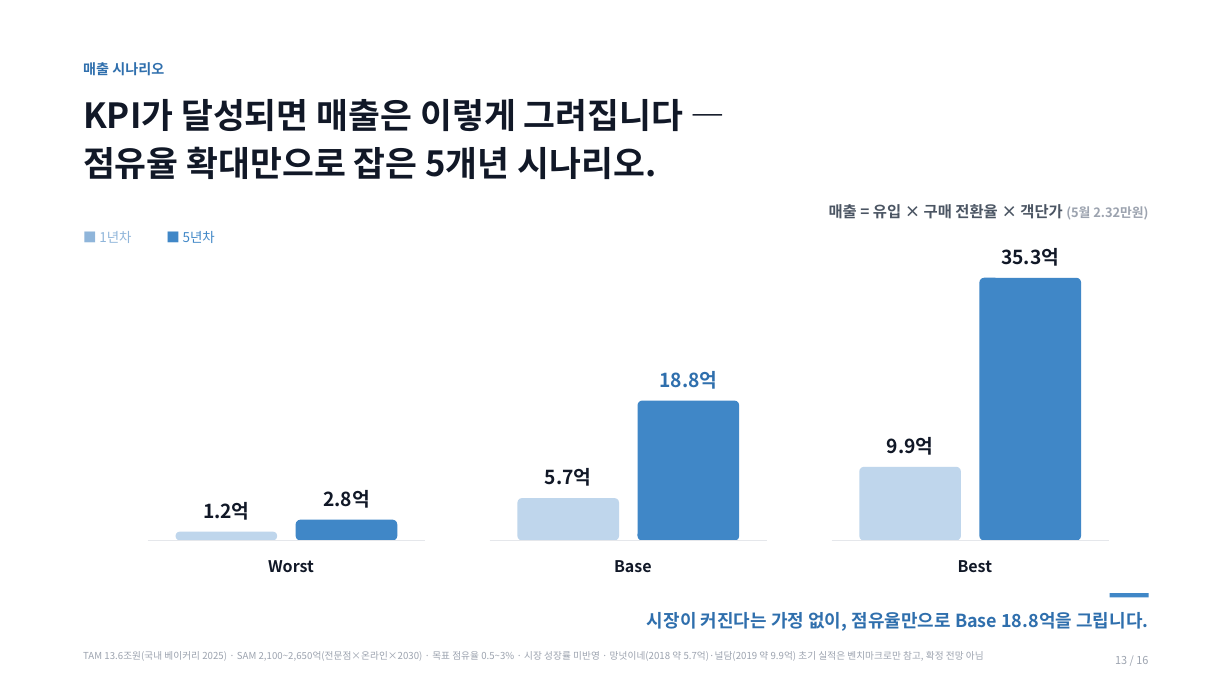
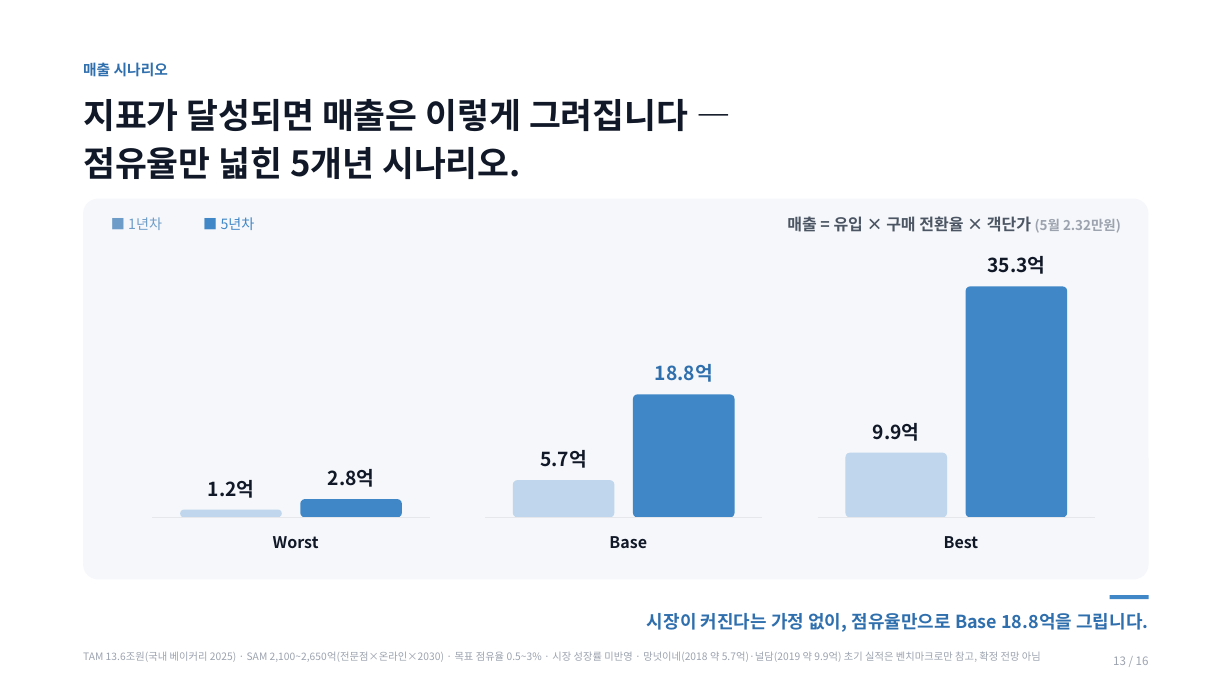
Before and after one commit to jennie-brain/makji-personal, a slide deck: slide 13 of docs/04_presentations/막지스톡_기업대표_서비스기획_발표v5.0.pptx. Drawn at 1232x693 pixels with LibreOffice and Linux fonts; fonts in the diff are those of the drawing. Boxes give left, top, right and bottom in pixels: in the first picture for what was removed or moved away, otherwise in the second. Text is boxed around its words. In the diff, an @@ line names an element or a change of style, - is before the commit and + after.

```diff
--- a/docs/04_presentations/막지스톡_기업대표_서비스기획_발표v5.0.pptx
+++ b/docs/04_presentations/막지스톡_기업대표_서비스기획_발표v5.0.pptx
@@ text "매출 시나리오" at (x1=83, y1=60, x2=168, y2=79): size 11 to 11.5 pt @@
@@ text at (x1=83, y1=99, x2=688, y2=179): text changed @@
-KPI가 달성되면 매출은 이렇게 그려집니다 —
-점유율 확대만으로 잡은 5개년 시나리오.
+지표가 달성되면 매출은 이렇게 그려집니다 —
+점유율만 넓힌 5개년 시나리오.
@@ rounded rectangle added at (x1=83, y1=199, x2=1149, y2=579), fill #F5F7FA @@
@@ text "■ 1년차" moved from (x1=99, y1=231, x2=131, y2=243) to (x1=128, y1=217, x2=162, y2=230) @@
@@ text "■ 1년차" at (x1=128, y1=217, x2=162, y2=230): size 10.5 to 11 pt, text colour #8FB5DA to #6E9CC9 @@
@@ text "■ 5년차" moved from (x1=183, y1=231, x2=215, y2=243) to (x1=221, y1=217, x2=255, y2=230) @@
@@ text "■ 5년차" at (x1=221, y1=217, x2=255, y2=230): size 10.5 to 11 pt @@
@@ text "매출 = 유입 × 구매 ..." moved from (x1=829, y1=204, x2=1148, y2=219) to (x1=787, y1=216, x2=1121, y2=233) @@
@@ text "매출 = 유입 × 구매 ..." at (x1=787, y1=216, x2=1121, y2=233): size 12 to 12.5 pt in "매출 = 유입 × 구매 전환율 × ..."; size 10 to 10.5 pt in "(5월 2.32만원)" @@
@@ text "35.3억" moved from (x1=1001, y1=248, x2=1059, y2=266) to (x1=987, y1=256, x2=1045, y2=274) @@
@@ rounded rectangle resized from (x1=980, y1=278, x2=1081, y2=541) to (x1=966, y1=287, x2=1067, y2=518) @@
@@ text "18.8억" moved from (x1=659, y1=371, x2=717, y2=389) to (x1=655, y1=364, x2=713, y2=382) @@
@@ rounded rectangle resized from (x1=638, y1=401, x2=739, y2=541) to (x1=633, y1=395, x2=735, y2=518) @@
@@ text "9.9억" moved from (x1=887, y1=437, x2=934, y2=455) to (x1=873, y1=423, x2=920, y2=441) @@
@@ text "5.7억" moved from (x1=545, y1=468, x2=592, y2=486) to (x1=540, y1=450, x2=587, y2=468) @@
@@ proportions changed in 3 elements at (x1=300, y1=499, x2=402, y2=518), (x1=513, y1=481, x2=615, y2=518), (x1=846, y1=453, x2=947, y2=518) @@
@@ rounded rectangle resized from (x1=860, y1=467, x2=961, y2=541) to (x1=846, y1=453, x2=947, y2=518) @@
@@ 2 texts, 2 rounded rectangles moved together from (x1=176, y1=490, x2=397, y2=541) to (x1=180, y1=469, x2=402, y2=518) @@
@@ rounded rectangle resized from (x1=518, y1=498, x2=619, y2=541) to (x1=513, y1=481, x2=615, y2=518) @@
@@ line moved from (148, 541) - (425, 541) to (152, 518) - (430, 518) @@
@@ text "Worst" moved from (x1=268, y1=560, x2=314, y2=573) to (x1=273, y1=536, x2=319, y2=548) @@
@@ line moved from (490, 541) - (767, 541) to (485, 518) - (762, 518) @@
@@ text "Base" moved from (x1=614, y1=560, x2=652, y2=573) to (x1=609, y1=536, x2=647, y2=548) @@
@@ line moved from (832, 541) - (1109, 541) to (818, 518) - (1095, 518) @@
@@ text "Best" moved from (x1=958, y1=560, x2=993, y2=573) to (x1=944, y1=536, x2=979, y2=548) @@
@@ text "TAM 13.6조원(국내 베이커리 2025) · ..." at (x1=83, y1=651, x2=1041, y2=662): size 7.5 to 8 pt @@
@@ text "13 / 16" at (x1=1113, y1=656, x2=1149, y2=665): size 8.5 to 9 pt @@
```
Also in this commit, not shown: 13 other slides changed, 2 other files.
